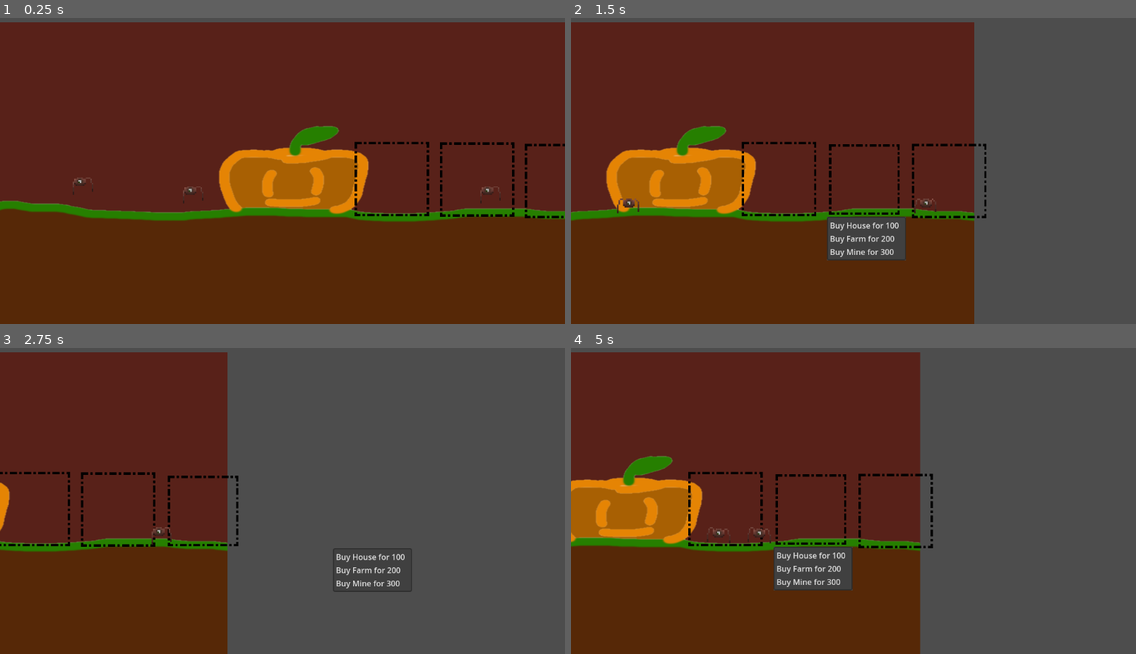
Above: before the commit, frames 1-4 (two rows, left to right).
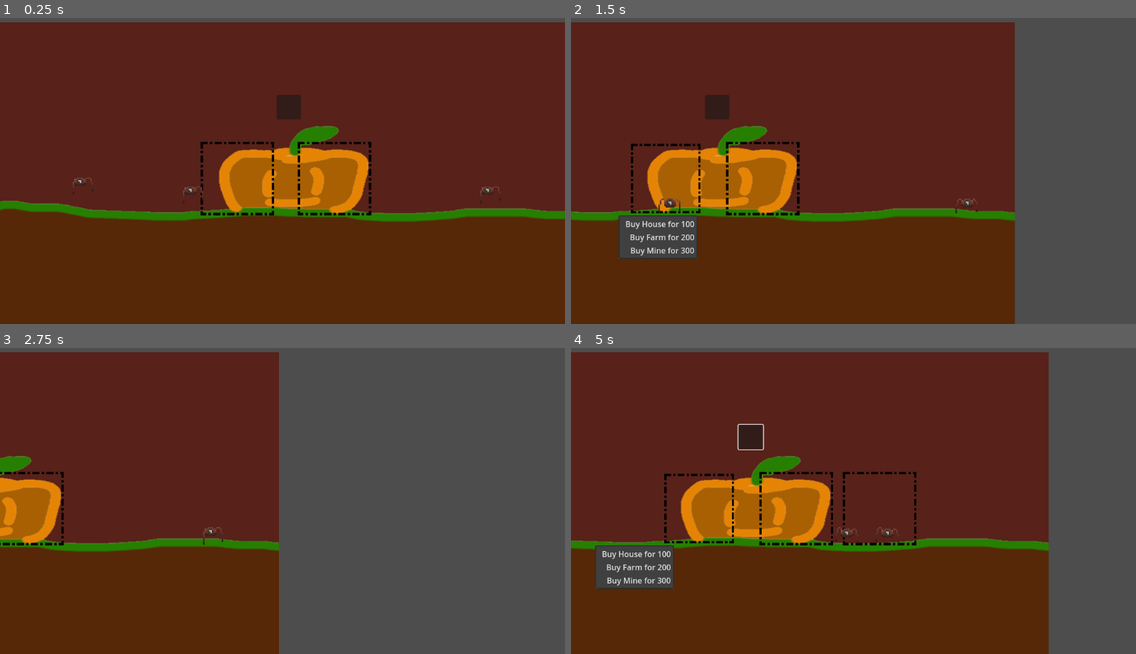
Above: after the commit, the same moments.

Repository: AncientEntity/LD56
Game: Godot game, scene res://Scenes/game_scene.tscn
The game is run twice, just before and just after one commit, with the same random seed, the same clock (stepped at 60 frames per second) and the same inputs.
Inputs (mouse positions are in pixels of both pictures, inside the frame that each line leads up to; where the layout moved, square brackets give the same spot in the first picture):
- Up to frame 1 (0.25 s): no input
- Up to frame 2 (1.5 s): click (904, 177) [960, 180] at 0.5 s; click (661, 177) [864, 180] at 1.25 s
- Up to frame 3 (2.75 s): click (378, 510) at 2.02 s
- Up to frame 4 (5 s): click (599, 507) [604, 510] at 2.75 s; click (684, 436) at 3.52 s; click (633, 507) [808, 510] at 4.25 s

The runs differ from the first frame. In frame 1, 1.7% of the frame differs, in the area x 35-100%, y 25-66%; in frame 2, 18%; in frame 3, 13%; in frame 4, 38%, in the area x 0-85%, y 1-100%.

Commit message:
Incrementing shops

Diff:
--- a/Scenes/game_scene.tscn
+++ b/Scenes/game_scene.tscn
@@ -1,9 +1,9 @@
-[gd_scene load_steps=7 format=3 uid="uid://c86371r6f6oh3"]
+[gd_scene load_steps=7 format=3 uid="uid://cvyo2haycvpii"]
 
 [ext_resource type="Texture2D" uid="uid://dtpg4qetk3ev1" path="res://Assets/TempAssets/SimpleBackground.png" id="1_q0eq7"]
 [ext_resource type="PackedScene" uid="uid://c85brqjbs6xhp" path="res://Scenes/camera_2d.tscn" id="2_x5va0"]
-[ext_resource type="PackedScene" uid="uid://5oos01fy60ou" path="res://Scenes/tile_shop.tscn" id="4_c5o3u"]
-[ext_resource type="PackedScene" uid="uid://b7lnjnot2mw2x" path="res://Scenes/little_guy.tscn" id="4_xx35y"]
+[ext_resource type="PackedScene" uid="uid://dnkr0qercn1qi" path="res://Scenes/shop_grid.tscn" id="4_nhx8a"]
+[ext_resource type="PackedScene" path="res://Scenes/little_guy.tscn" id="4_xx35y"]
 
 [sub_resource type="WorldBoundaryShape2D" id="WorldBoundaryShape2D_mxl2y"]
 
@@ -19,33 +19,6 @@
 
 [node name="Camera2D" parent="." instance=ExtResource("2_x5va0")]
 position = Vector2(-11, -26)
-
-[node name="Shop Control" type="Control" parent="."]
-layout_mode = 3
-anchors_preset = 0
-offset_right = 40.0
-offset_bottom = 40.0
-
-[node name="tile_shop" parent="Shop Control" instance=ExtResource("4_c5o3u")]
-layout_mode = 0
-offset_left = 136.0
-offset_top = -74.0
-offset_right = 288.0
-offset_bottom = 78.0
-
-[node name="tile_shop2" parent="Shop Control" instance=ExtResource("4_c5o3u")]
-layout_mode = 0
-offset_left = 310.0
-offset_top = -73.0
-offset_right = 462.0
-offset_bottom = 79.0
-
-[node name="tile_shop3" parent="Shop Control" instance=ExtResource("4_c5o3u")]
-layout_mode = 0
-offset_left = 483.0
-offset_top = -70.0
-offset_right = 635.0
-offset_bottom = 82.0
 
 [node name="WORLD" type="Node" parent="."]
 
@@ -83,3 +56,7 @@
 
 [node name="LittleGuy3" parent="WORLD" instance=ExtResource("4_xx35y")]
 position = Vector2(384, 9)
+
+[node name="world_buying_grid" parent="." instance=ExtResource("4_nhx8a")]
+offset_top = -74.0
+offset_bottom = 76.0
--- /dev/null
+++ b/Scenes/shop_grid.tscn
@@ -0,0 +1,48 @@
+[gd_scene load_steps=3 format=3 uid="uid://dnkr0qercn1qi"]
+
+[ext_resource type="Script" path="res://Scripts/shop_grid.gd" id="1_8q8tn"]
+[ext_resource type="PackedScene" uid="uid://5oos01fy60ou" path="res://Scenes/tile_shop.tscn" id="2_ca2bs"]
+
+[node name="world_buying_grid" type="Control"]
+layout_mode = 3
+anchors_preset = 0
+offset_left = 170.0
+offset_right = 170.0
+offset_bottom = 150.0
+script = ExtResource("1_8q8tn")
+
+[node name="GridRight" type="GridContainer" parent="."]
+custom_minimum_size = Vector2(100, 100)
+layout_direction = 2
+layout_mode = 0
+offset_left = -150.0
+offset_right = 510.0
+offset_bottom = 150.0
+theme_override_constants/h_separation = 20
+columns = 1024
+
+[node name="tile_shop" parent="GridRight" instance=ExtResource("2_ca2bs")]
+layout_mode = 2
+
+[node name="GridLeft" type="GridContainer" parent="."]
+custom_minimum_size = Vector2(100, 100)
+layout_direction = 3
+layout_mode = 0
+offset_left = 198.0
+offset_right = 858.0
+offset_bottom = 150.0
+theme_override_constants/h_separation = 20
+columns = 1024
+
+[node name="tile_shop2" parent="GridLeft" instance=ExtResource("2_ca2bs")]
+layout_mode = 2
+
+[node name="Button" type="Button" parent="."]
+custom_minimum_size = Vector2(50, 50)
+layout_mode = 0
+offset_left = -193.0
+offset_top = -96.0
+offset_right = -143.0
+offset_bottom = -46.0
+
+[connection signal="pressed" from="Button" to="." method="_on_button_pressed"]
--- a/Scenes/tile_shop.tscn
+++ b/Scenes/tile_shop.tscn
@@ -11,6 +11,7 @@
 [sub_resource type="StyleBoxEmpty" id="StyleBoxEmpty_uu3pj"]
 
 [node name="tile_shop" type="MenuButton"]
+custom_minimum_size = Vector2(150, 150)
 offset_left = -8.0
 offset_top = -8.0
 offset_right = 8.0
--- /dev/null
+++ b/Scripts/shop_grid.gd
@@ -0,0 +1,32 @@
+extends Control
+
+@onready var grid_right: GridContainer = $GridRight
+@onready var grid_left: GridContainer = $GridLeft
+
+var tile_shop_asset = preload("res://Scenes/tile_shop.tscn")
+@onready var button: Button = $Button
+
+var test_alts = true
+
+func _ready() -> void:
+	pass
+
+func _update_grid():
+	if(_can_develop(true)):
+		var tile_asset = tile_shop_asset.instantiate()
+		self.grid_right.add_child(tile_asset)
+	elif(_can_develop(false)):
+		var tile_asset = tile_shop_asset.instantiate()
+		self.grid_left.add_child(tile_asset)
+
+func _can_develop(right : bool):
+	if(test_alts && right):
+		test_alts = false
+		return true
+	elif(!test_alts && !right):
+		test_alts = true
+		return true
+
+
+func _on_button_pressed() -> void:
+	_update_grid()
--- a/Scripts/shop_menu.gd
+++ b/Scripts/shop_menu.gd
@@ -45,10 +45,9 @@
 	if spawned_asset:
 		free_childen()
 		self.add_child(spawned_asset)
-		spawned_asset.position = spawned_asset.position - pos_offset
+		spawned_asset.position =  spawned_asset.position - pos_offset
 		spawned_asset.scale = asset_scale
 	update_items()
-
 
 
 func free_childen():
Not shown, added: Assets/groundTiles/grass1.png.import
Not shown, added: Assets/groundTiles/grass2.png.import
Not shown, added: Assets/groundTiles/ground.png.import
Not shown, added: Assets/groundTiles/stone.png.import
Not shown, added: Assets/littleGuyAssets/Body1.png.import
Not shown, added: Assets/littleGuyAssets/Body2.png.import
Not shown, added: Assets/littleGuyAssets/Body3.png.import
Not shown, added: Assets/littleGuyAssets/Body4.png.import
Not shown, added: Assets/littleGuyAssets/Eyeball.png.import
